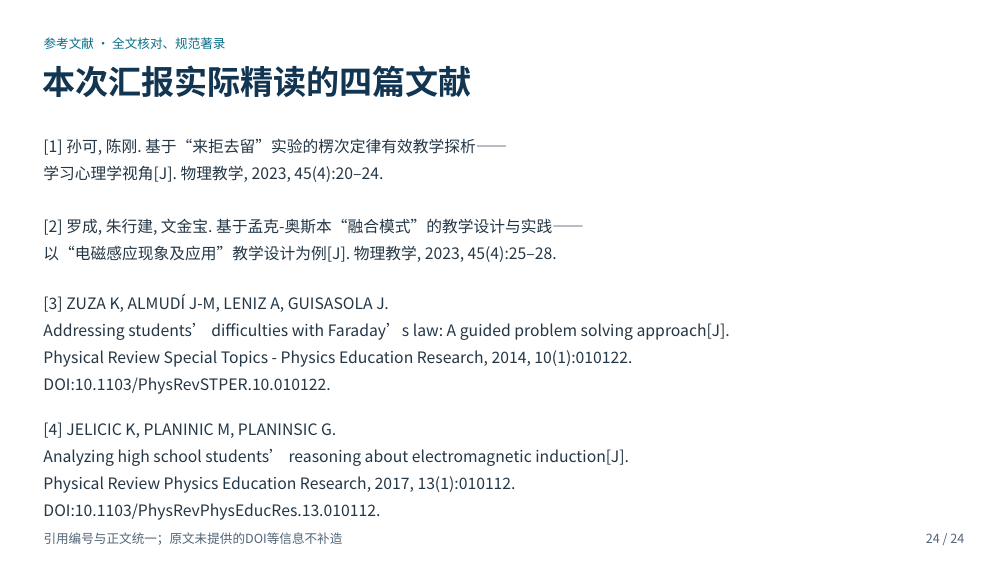
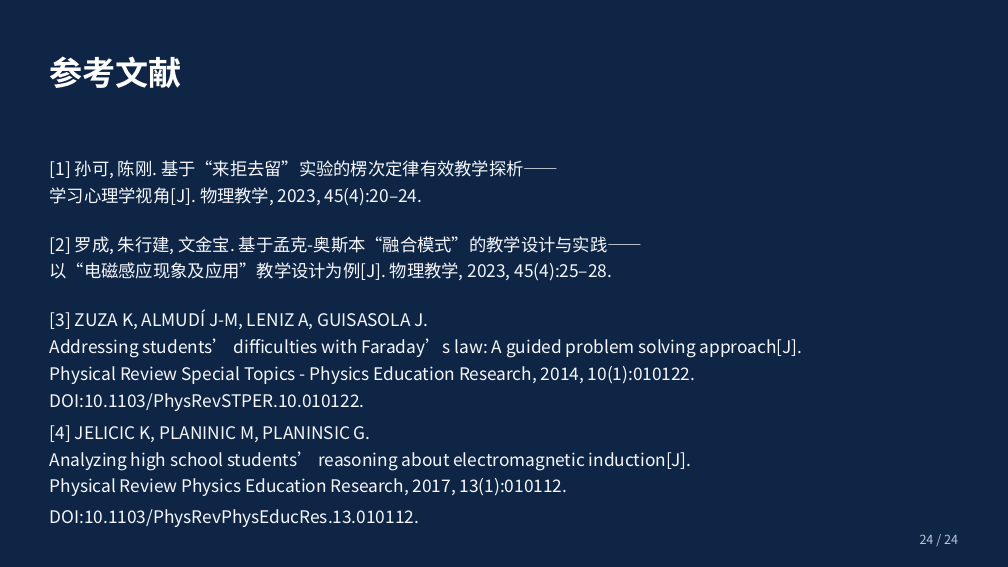
Before and after one commit to c1742/ppt-master, a slide deck: slide 24 of outputs/基础物理专题研究_四篇文献精读汇报.pptx. Drawn at 1008x567 pixels with LibreOffice and Linux fonts; fonts in the diff are those of the drawing. Boxes give left, top, right and bottom in pixels: in the first picture for what was removed or moved away, otherwise in the second. Text is boxed around its words. In the diff, an @@ line names an element or a change of style, - is before the commit and + after.

Commit message:
按反馈改为深蓝简洁文字版并加入原文截图

```diff
--- a/outputs/基础物理专题研究_四篇文献精读汇报.pptx
+++ b/outputs/基础物理专题研究_四篇文献精读汇报.pptx
@@ background #FFFFFF to #0E2546 @@
@@ text at (49,56,181,88): text changed; size 12 to 31.5 pt; text colour #076F87 to #FFFFFF; bold on @@
-参考文献 · 全文核对、规范著录
+参考文献
@@ text removed at (43,65,472,97) @@
-本次汇报实际精读的四篇文献
@@ text "[1] 孙可, 陈刚. 基于“来拒去留”实验的楞次定律有效教学探析—— 学习心理学视角[J]. ...": place and size @@
-text "[1] 孙可, 陈刚. 基于“来拒去留”实验的楞次定律有效教学探析—— 学习心理学视角[J]. ..." at (43,138,507,182)
+text "[1] 孙可, 陈刚. 基于“来拒去留”实验的楞次定律有效教学探析—— 学习心理学视角[J]. ..." at (50,160,558,206)
@@ text "[2] 罗成, 朱行建, 文金宝. 基于孟克-奥斯本“融合模式”的教学设计与实践—— ...": place and size @@
-text "[2] 罗成, 朱行建, 文金宝. 基于孟克-奥斯本“融合模式”的教学设计与实践—— ..." at (43,218,584,262)
+text "[2] 罗成, 朱行建, 文金宝. 基于孟克-奥斯本“融合模式”的教学设计与实践—— ..." at (50,236,642,281)
@@ size 15 to 16.5 pt, text colour #243746 to #F5F7FB in 3 elements at (50,236,642,281), (50,160,558,206), (50,309,802,411) @@
@@ text "[3] ZUZA K, ALMUDÍ J-M, ...": place and size @@
-text "[3] ZUZA K, ALMUDÍ J-M, ..." at (43,294,730,394)
+text "[3] ZUZA K, ALMUDÍ J-M, ..." at (50,309,802,411)
@@ text at (50,425,692,496): text changed; size 15 to 16.5 pt; text colour #243746 to #F5F7FB @@
-[4] JELICIC K, PLANINIC M, PLANINSIC G.
-Analyzing high school students’ reasoning about electromagnetic induction[J].
-Physical Review Physics Education Research, 2017, 13(1):010112.
-DOI:10.1103/PhysRevPhysEducRes.13.010112.
+[4] JELICIC K, PLANINIC M, PLANINSIC G.
+Analyzing high school students’ reasoning about electromagnetic induction[J].
+Physical Review Physics Education Research, 2017, 13(1):010112.
@@ text added at (50,509,419,527), 16.5 pt, text #F5F7FB @@
+DOI:10.1103/PhysRevPhysEducRes.13.010112.
@@ text removed at (44,532,343,545) @@
-引用编号与正文统一；原文未提供的DOI等信息不补造
@@ text "24 / 24" at (920,534,958,544): text colour #526577 to #BAC7DB @@
```
Also in this commit, not shown: 18 other slides changed, 5 slides added, 5 slides removed, 2 other files.
